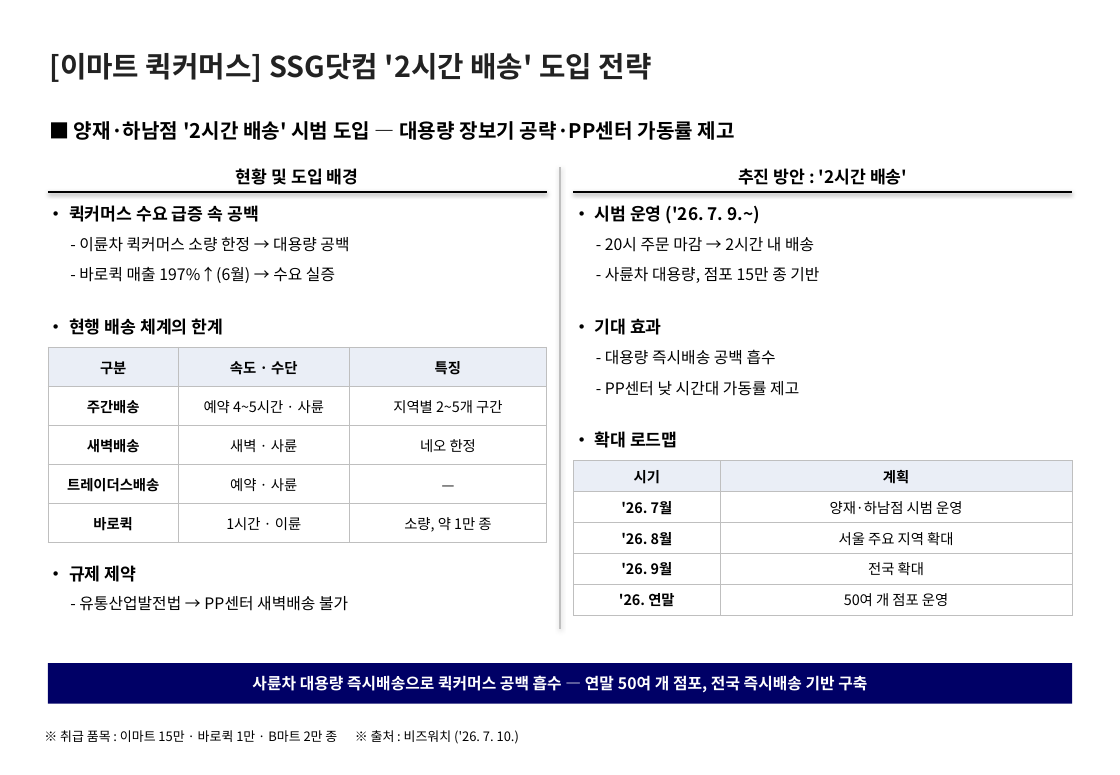
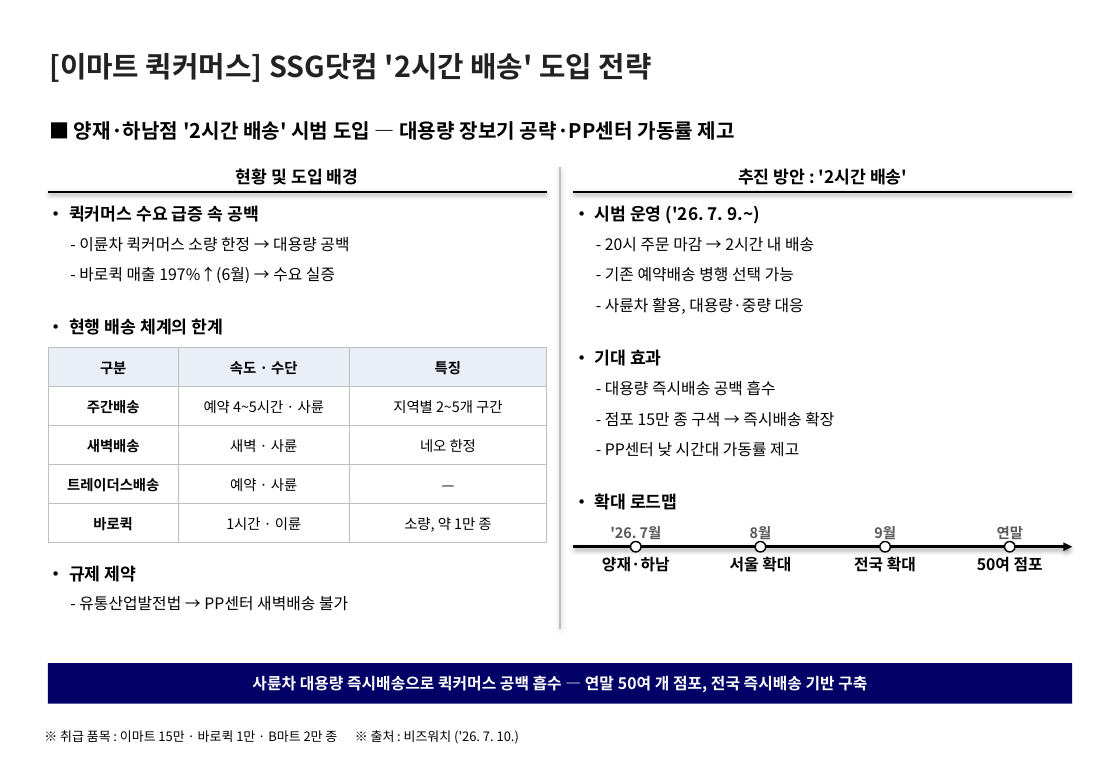
Before and after one commit to avoseed/web1, a slide deck: slide 1 of reports/ssg-quickcommerce-onepager.pptx. Drawn at 1120x775 pixels with LibreOffice and Linux fonts; fonts in the diff are those of the drawing. Boxes give left, top, right and bottom in pixels: in the first picture for what was removed or moved away, otherwise in the second. Text is boxed around its words. In the diff, an @@ line names an element or a change of style, - is before the commit and + after.

```diff
--- a/reports/ssg-quickcommerce-onepager.pptx
+++ b/reports/ssg-quickcommerce-onepager.pptx
@@ text at <box>605,267,794,282</box>: text changed @@
-- 사륜차 대용량, 점포 15만 종 기반
+- 기존 예약배송 병행 선택 가능
@@ text added at <box>605,298,804,314</box>, 11 pt, text #000000 @@
+- 사륜차 활용, 대용량·중량 대응
@@ text "• 기대 효과": place and size @@
-text "• 기대 효과" at <box>595,318,662,335</box>
+text "• 기대 효과" at <box>595,349,662,366</box>
@@ text "- 대용량 즉시배송 공백 흡수": place and size @@
-text "- 대용량 즉시배송 공백 흡수" at <box>605,349,776,365</box>
+text "- 대용량 즉시배송 공백 흡수" at <box>605,380,776,396</box>
@@ text added at <box>605,412,834,427</box>, 11 pt, text #000000 @@
+- 점포 15만 종 구색 → 즉시배송 확장
@@ text "- PP센터 낮 시간대 가동률 ...": place and size @@
-text "- PP센터 낮 시간대 가동률 ..." at <box>605,381,799,396</box>
+text "- PP센터 낮 시간대 가동률 ..." at <box>605,442,799,457</box>
@@ table removed at <box>574,461,1073,616</box>, 5 rows, 2 columns @@
-시기 | 계획
-'26. 7월 | 양재·하남점 시범 운영
-'26. 8월 | 서울 주요 지역 확대
-'26. 9월 | 전국 확대
-'26. 연말 | 50여 개 점포 운영
@@ text "• 확대 로드맵": place and size @@
-text "• 확대 로드맵" at <box>595,431,678,448</box>
+text "• 확대 로드맵" at <box>595,493,678,510</box>
@@ text added at <box>610,526,662,543</box>, 10 pt, text #595959, bold @@
+'26. 7월
@@ text added at <box>750,526,772,543</box>, 10 pt, text #595959, bold @@
+8월
@@ text added at <box>874,526,896,543</box>, 10 pt, text #595959, bold @@
+9월
@@ text added at <box>997,526,1023,543</box>, 10 pt, text #595959, bold @@
+연말
@@ elbow arrow added from (574, 547) to (1072, 547), #000000 2 pt @@
@@ text added at <box>602,556,670,572</box>, 11 pt, text #000000, bold @@
+양재·하남
@@ ellipse added at <box>631,542,641,552</box>, fill #FFFFFF, outline #000000 1 pt @@
@@ text added at <box>730,556,791,572</box>, 11 pt, text #000000, bold @@
+서울 확대
@@ ellipse added at <box>755,542,765,552</box>, fill #FFFFFF, outline #000000 1 pt @@
@@ text added at <box>854,556,916,572</box>, 11 pt, text #000000, bold @@
+전국 확대
@@ ellipse added at <box>880,542,890,552</box>, fill #FFFFFF, outline #000000 1 pt @@
@@ text added at <box>977,556,1043,572</box>, 11 pt, text #000000, bold @@
+50여 점포
@@ ellipse added at <box>1005,542,1016,552</box>, fill #FFFFFF, outline #000000 1 pt @@
```
Also in this commit, not shown: 3 other files.
